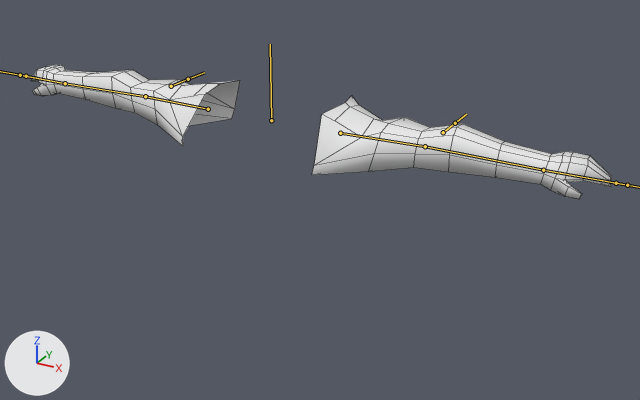
One commit to the FBX model Assets/Axtras/Models/Player/Arms/Player Arms Punch.fbx: the scene before it, then after it.
One viewpoint serves both versions: a camera (50 mm lens) standing at (10.7, -16.94, 20.76) and looking at (1.91, -0.95, 12.77). Arrows for +X, +Y and +Z are at lower left; the lights stay in place. The bones that bend it are drawn over the model as lines. Mesh edges are drawn as thin lines.

In view in the first picture: 'Player Human Male'.
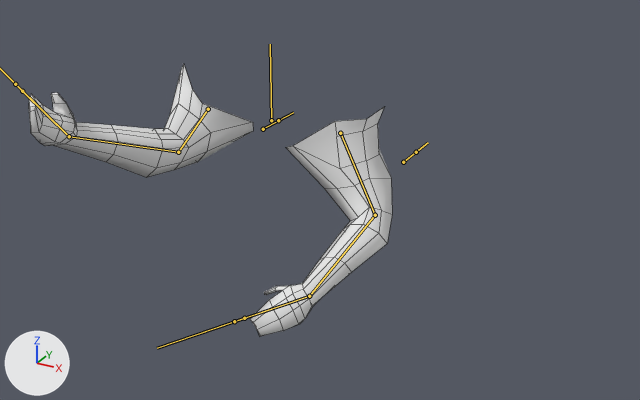
The newer file adds an action. The first version stands in its rest pose; the second is drawn at frame 3 of the action 'Player Arms FPS|Throwing'.

Pixel boxes [x1, y1, x2, y2] of what changed, in the pictures (640 x 400 px):
```json
{"object": "Player Human Male", "change": "posed", "before": [31, 65, 611, 200], "after": [29, 64, 392, 337], "on screen": "37% narrower, 101% taller"}
{"bone": "Arm.L", "before": "(340, 133) to (425, 146)", "after": "(340, 133) to (375, 215)"}
{"bone": "Forearm.L", "before": "(425, 146) to (543, 170)", "after": "(375, 215) to (309, 296)"}
{"bone": "Hand.L", "before": "(543, 170) to (616, 183)", "after": "(309, 296) to (244, 318)"}
{"bone": "Arm.R", "before": "(208, 109) to (145, 96)", "after": "(208, 109) to (178, 152)"}
{"bone": "Forearm.R", "before": "(145, 96) to (65, 83)", "after": "(178, 152) to (69, 136)"}
{"bone": "Hand.R", "before": "(65, 83) to (26, 76)", "after": "(69, 136) to (22, 91)"}
```

The change, as JSON lines over the scene's bpy script:
```json
{"block": "bone_arm_l", "where": "bone_arm_l = bpy.data.objects['Player Arms FPS'].pose.bones['Arm.L']  # child of 'Root'"}
{"op": "set", "path": "bone_arm_l.rotation_quaternion", "old": "(1.0, 0.0, 0.0, 0.0)", "new": "(0.86, 0.158, 0.123, -0.47)", "note": "degrees (0, 0, 0) -> degrees (10, 21, -56)"}
{"block": "bone_forearm_l", "where": "bone_forearm_l = bpy.data.objects['Player Arms FPS'].pose.bones['Forearm.L']  # child of 'Arm.L'"}
{"op": "set", "path": "bone_forearm_l.rotation_quaternion", "old": "(1.0, 0.0, 0.0, 0.0)", "new": "(0.851, 0.525, 0.0, 0.0)", "note": "degrees (0, 0, 0) -> degrees (63, 0, 0)"}
{"block": "bone_hand_l", "where": "bone_hand_l = bpy.data.objects['Player Arms FPS'].pose.bones['Hand.L']  # child of 'Forearm.L'"}
{"op": "set", "path": "bone_hand_l.rotation_quaternion", "old": "(1.0, 0.0, 0.0, 0.0)", "new": "(0.949, 0.238, 0.0, -0.206)", "note": "degrees (0, 0, 0) -> degrees (27, 6, -23)"}
{"block": "bone_arm_r", "where": "bone_arm_r = bpy.data.objects['Player Arms FPS'].pose.bones['Arm.R']  # child of 'Root'"}
{"op": "set", "path": "bone_arm_r.rotation_quaternion", "old": "(1.0, 0.0, 0.0, 0.0)", "new": "(0.268, 0.209, 0.525, 0.78)", "note": "degrees (0, 0, 0) -> degrees (69, -3, 140)"}
{"block": "bone_forearm_r", "where": "bone_forearm_r = bpy.data.objects['Player Arms FPS'].pose.bones['Forearm.R']  # child of 'Arm.R'"}
{"op": "set", "path": "bone_forearm_r.rotation_quaternion", "old": "(1.0, 0.0, 0.0, 0.0)", "new": "(0.923, 0.385, 0.0, 0.0)", "note": "degrees (0, 0, 0) -> degrees (45, 0, 0)"}
{"block": "bone_hand_r", "where": "bone_hand_r = bpy.data.objects['Player Arms FPS'].pose.bones['Hand.R']  # child of 'Forearm.R'"}
{"op": "set", "path": "bone_hand_r.rotation_quaternion", "old": "(1.0, 0.0, 0.0, 0.0)", "new": "(0.954, 0.149, 0.0, 0.261)", "note": "degrees (0, 0, 0) -> degrees (17, -4, 30)"}
```
